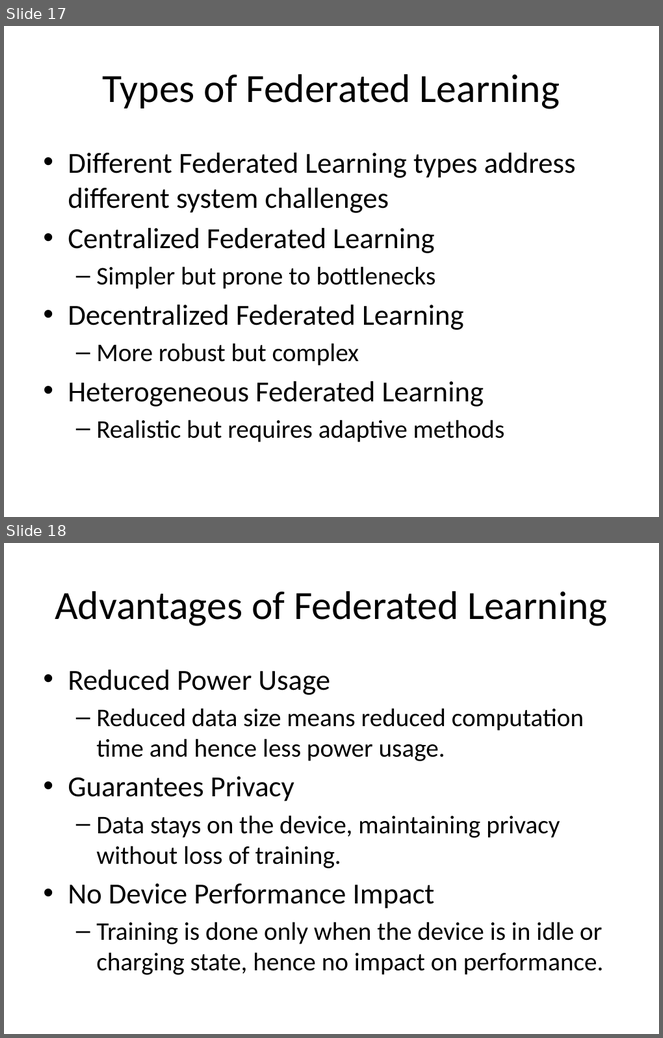
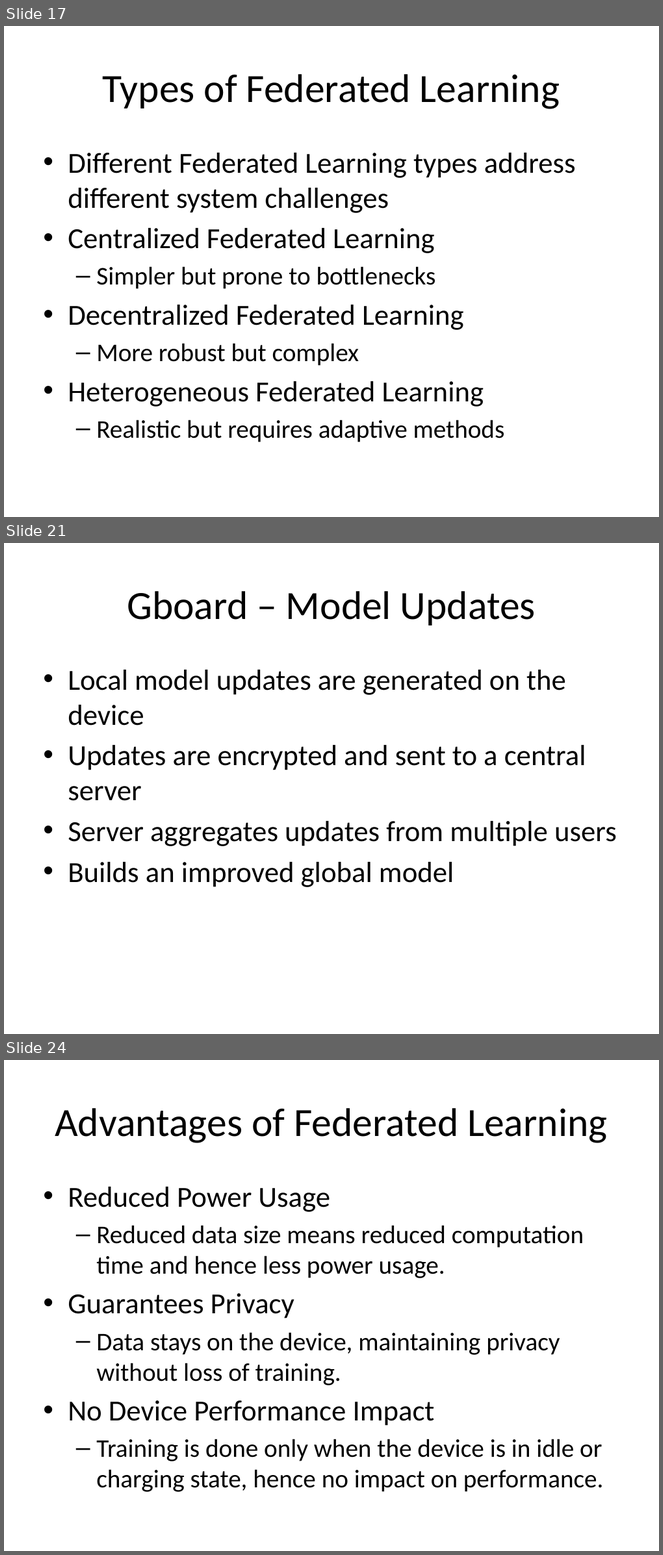
Before and after one commit to look4pritam/FederatedLearning, a slide deck: Presentations/FederatedLearning.pptx. Shown one above the other, each under a label of ours: slides 17 and 18 before the commit, slides 17, 21 and 24 after it; the slides between them are not shown. The pictures are 663x1038 and 663x1555 pixels, drawn with LibreOffice and Linux fonts; fonts in the diff are those of the drawing. Boxes give left, top, right and bottom in pixels: in the first picture for what was removed or moved away, otherwise in the second. Text is boxed around its words. In the diff, an @@ line names an element or a change of style, - is before the commit and + after.

```diff
--- a/Presentations/FederatedLearning.pptx
+++ b/Presentations/FederatedLearning.pptx
@@ slide 21 added at [4,543,659,1034], background #FFFFFF @@
@@ title added at [127,591,536,626], 44 pt, text #000000 @@
+Gboard – Model Updates
@@ text added at [68,670,617,887], 32 pt, text #000000 @@
+• Local model updates are generated on the device
+• Updates are encrypted and sent to a central server
+• Server aggregates updates from multiple users
+• Builds an improved global model
@@ what was slide 18 is now slide 24 @@
```
Also in this commit, not shown: 1 slide changed, 5 other slides added.
